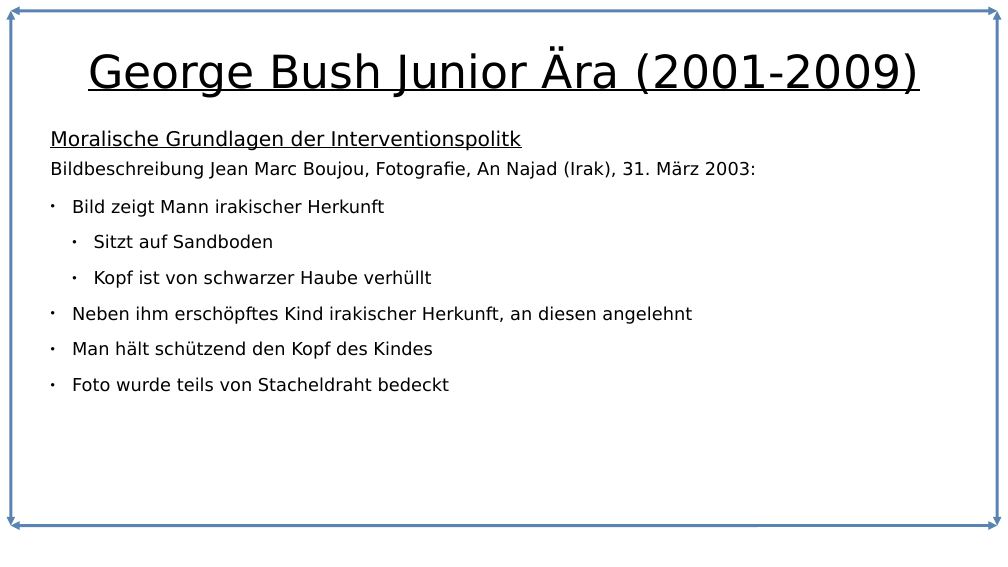
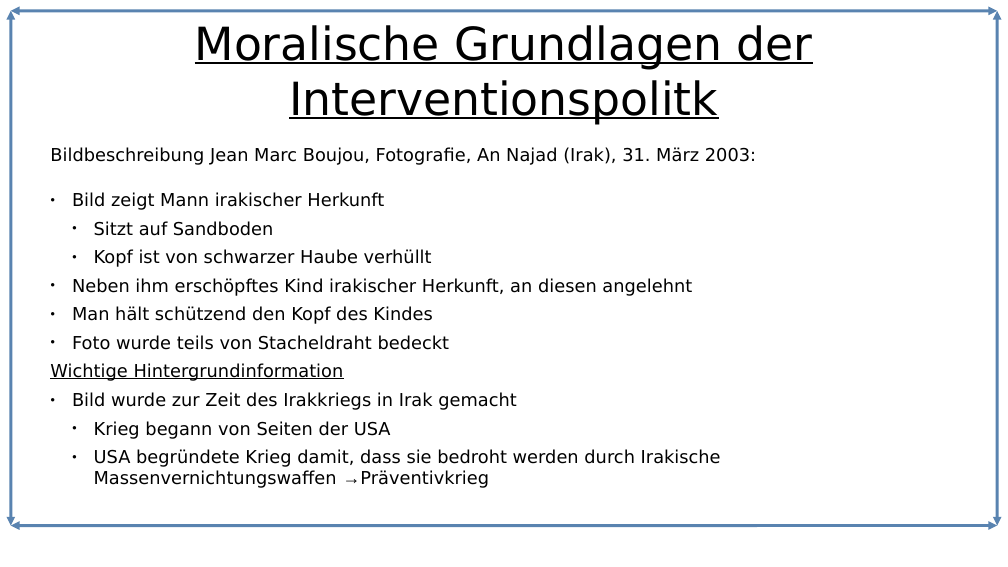
Before and after one commit to Lacrimus/Referat-Geschichte-USA-die-einzig-verbleibende-Weltmacht-, a slide deck: slide 10 of USA-die-einzig-verbleibende-Weltmacht.odp (slide 9 before the commit). Drawn at 1008x567 pixels with LibreOffice and Linux fonts; fonts in the diff are those of the drawing. Boxes give left, top, right and bottom in pixels: in the first picture for what was removed or moved away, otherwise in the second. Text is boxed around its words. In the diff, an @@ line names an element or a change of style, - is before the commit and + after.

```diff
--- a/USA-die-einzig-verbleibende-Weltmacht.odp
+++ b/USA-die-einzig-verbleibende-Weltmacht.odp
@@ title added at bbox=[195, 25, 813, 125], 36 pt, text #000000, underline @@
+Moralische Grundlagen der Interventionspolitk
@@ title removed at bbox=[88, 53, 919, 98] @@
-George Bush Junior Ära (2001-2009)
@@ text at bbox=[50, 130, 521, 151]: paragraph removed @@
-Moralische Grundlagen der Interventionspolitk
@@ text "Bildbeschreibung Jean Marc Boujou, Fotografie, ...": place and size @@
-text "Bildbeschreibung Jean Marc Boujou, Fotografie, ..." at bbox=[50, 130, 756, 392]
+text "Bildbeschreibung Jean Marc Boujou, Fotografie, ..." at bbox=[50, 147, 756, 467]
@@ text at bbox=[72, 192, 692, 350]: less space between paragraphs @@
@@ text at bbox=[50, 363, 721, 467]: paragraphs added @@
+Wichtige Hintergrundinformation
+● Bild wurde zur Zeit des Irakkriegs in Irak gemacht
+  ● Krieg begann von Seiten der USA
+  ● USA begründete Krieg damit, dass sie bedroht werden durch Irakische Massenvernichtungswaffen →Präventivkrieg
```
Also in this commit, not shown: 11 other slides changed, 2 slides added, 1 slide removed, 4 other files.
